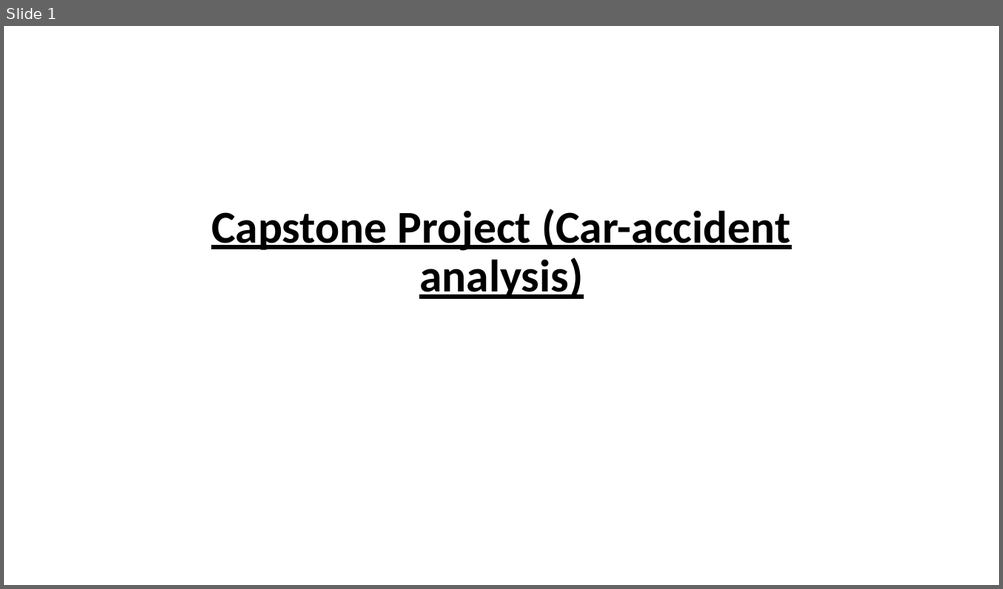
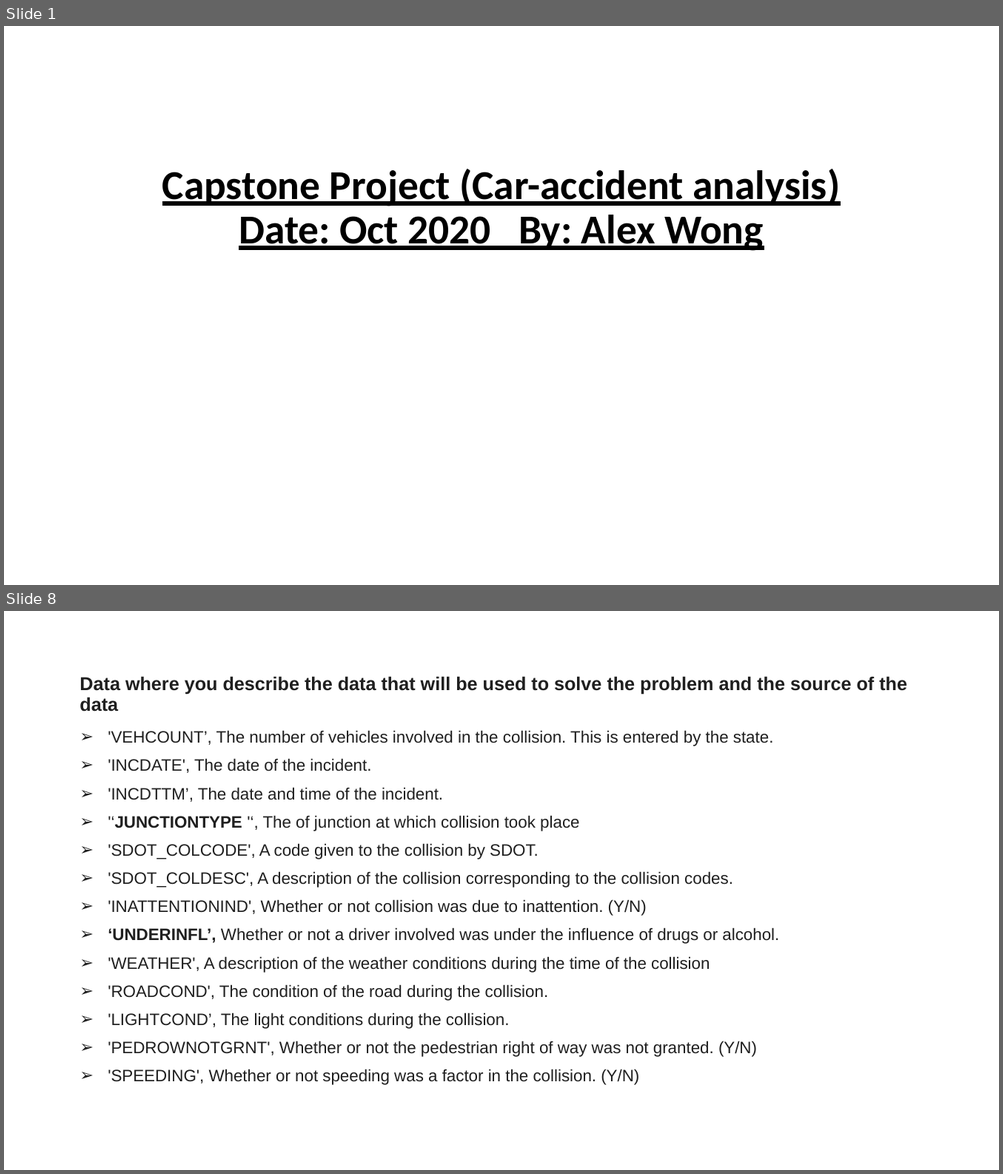
Before and after one commit to on99689nnnnn/Coursera_Capstone, a slide deck: Presentation - Coursera_Capstone.pptx. Shown one above the other, each under a label of ours: slide 1 before the commit, slides 1 and 8 after it; the slides between them are not shown. The pictures are 1003x589 and 1003x1174 pixels, drawn with LibreOffice and Linux fonts; fonts in the diff are those of the drawing. Boxes give left, top, right and bottom in pixels: in the first picture for what was removed or moved away, otherwise in the second. Text is boxed around its words. In the diff, an @@ line names an element or a change of style, - is before the commit and + after.

```diff
--- a/Presentation - Coursera_Capstone.pptx
+++ b/Presentation - Coursera_Capstone.pptx
@@ slide 8 added at (x1=4, y1=611, x2=999, y2=1170), background #FFFFFF @@
@@ title added at (x1=79, y1=676, x2=907, y2=712), 18 pt, text #1F1F1F, bold @@
+Data where you describe the data that will be used to solve the problem and the source of the data
@@ text added at (x1=108, y1=730, x2=779, y2=1085), 16 pt, text #1F1F1F @@
+➢ 'VEHCOUNT’, The number of vehicles involved in the collision. This is entered by the state.
+➢ 'INCDATE', The date of the incident.
+➢ 'INCDTTM’, The date and time of the incident.
+➢ '‘JUNCTIONTYPE '‘, The of junction at which collision took place
+➢ 'SDOT_COLCODE', A code given to the collision by SDOT.
+➢ 'SDOT_COLDESC', A description of the collision corresponding to the collision codes.
+➢ 'INATTENTIONIND', Whether or not collision was due to inattention. (Y/N)
+➢ ‘UNDERINFL’, Whether or not a driver involved was under the influence of drugs or alcohol.
+➢ 'WEATHER', A description of the weather conditions during the time of the collision
+➢ 'ROADCOND', The condition of the road during the collision.
+➢ 'LIGHTCOND’, The light conditions during the collision.
+➢ 'PEDROWNOTGRNT', Whether or not the pedestrian right of way was not granted. (Y/N)
+➢ 'SPEEDING', Whether or not speeding was a factor in the collision. (Y/N)
@@ slide 1 changed as well @@
@@ title at (x1=162, y1=169, x2=839, y2=251): text changed; size 44 to 39.6 pt @@
-Capstone Project (Car-accident analysis)
+Capstone Project (Car-accident analysis)
+Date: Oct 2020 By: Alex Wong
```
Also in this commit, not shown: 6 other slides changed, 33 other slides added, 6 other files.
